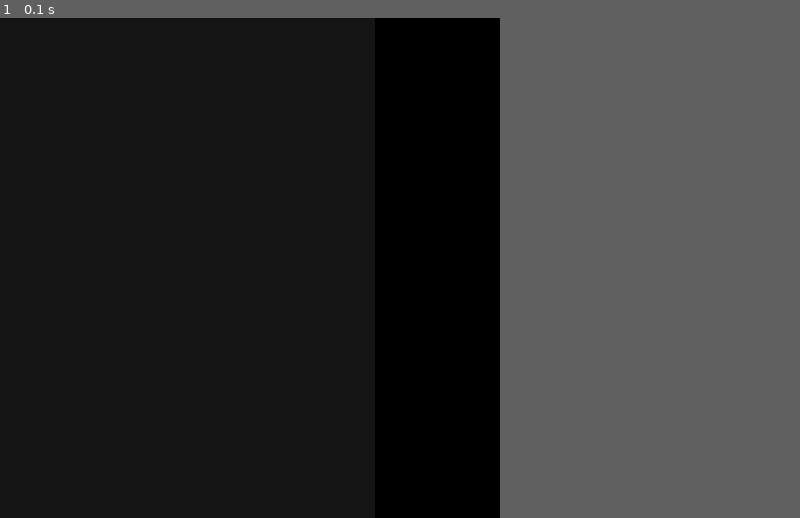
Above: before the commit, frame 1.
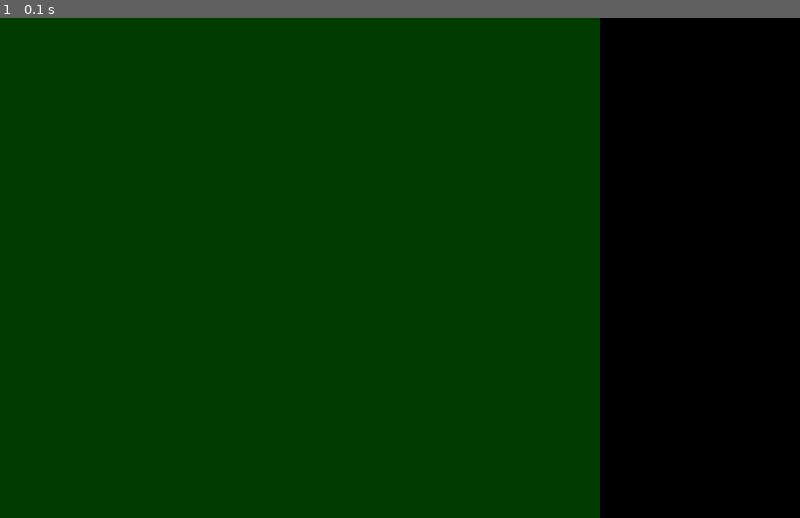
Above: after the commit, the same moment.

Repository: VWait/YandexProjectPygame
Game: pygame game, started from main.py
Two runs of this game, one before a commit and one after it. Both use one fixed random seed, a clock stepped at 60 frames per second and the inputs below.
Inputs:
- Up to frame 1 (0.1 s): no input
In our replay, the window is 500x500 before the commit and 800x500 after it. These sizes can differ from the game's own. Grey fills any space a smaller window leaves; there, only what the larger window draws over its background counts as a difference.

The runs differ from the first frame. In frame 1, 75% of the frame differs, in the area x 0-75%, y 0-100%.

Commit message:
создал абстрактный класс блока и переделал под него board

Diff:
--- /dev/null
+++ b/abstractblock.py
@@ -0,0 +1,16 @@
+from abc import ABC, abstractmethod
+
+import pygame.draw
+
+
+class Block(ABC):
+    @abstractmethod
+    def __init__(self, size, x0, y0, prop_x, prop_y):
+        self.size_block = size[0] * prop_x, size[1] * prop_y
+        self.x0 = x0
+        self.y0 = y0
+        self.color = (0, 0, 0)
+
+    @abstractmethod
+    def render(self, screen):
+        pygame.draw.rect(screen, self.color, (self.x0, self.y0) + self.size_block)
--- a/board.py
+++ b/board.py
@@ -1,9 +1,10 @@
-import pygame.draw
+from abstractblock import Block
 
 
-class Board:
-    def __init__(self, size):
-        self.board_rect = 0, 0, size[0] * 0.75, size[1]
+class Board(Block):
+    def __init__(self, size, x0, y0, prop_x, prop_y):
+        super().__init__(size, x0, y0, prop_x, prop_y)
+        self.color = (0, 60, 0)
 
     def render(self, screen):
-        pygame.draw.rect(screen, (20, 20, 20), self.board_rect)
+        super().render(screen)
--- a/main.py
+++ b/main.py
@@ -2,11 +2,11 @@
 import board
 
 
-size = width, height = 500, 500
+size = width, height = 800, 500
 screen = pygame.display.set_mode(size)
 clock = pygame.time.Clock()
 running = True
-game_board = board.Board(size)
+game_board = board.Board(size, 0, 0, 0.75, 1)
 
 
 while running:
